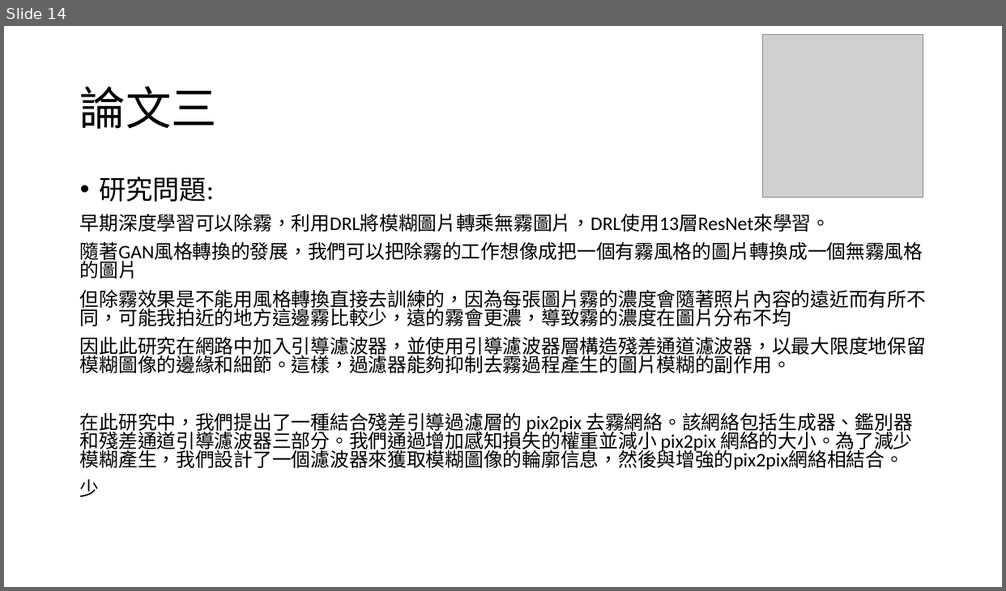
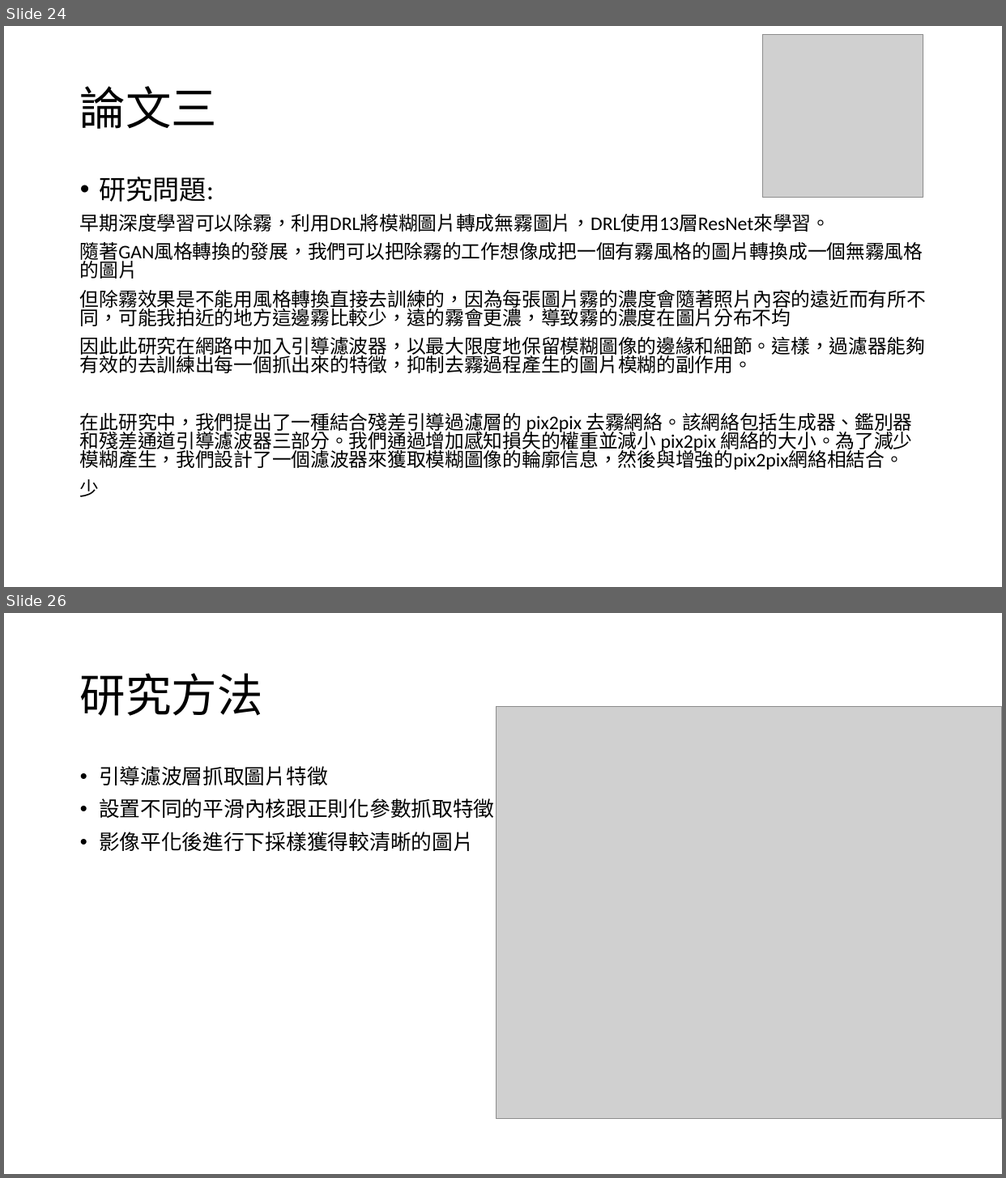
Before and after one commit to 10994015/paper, a slide deck: 論文/論文寫作.pptx. Shown one above the other, each under a label of ours: slide 14 before the commit, slides 24 and 26 after it; the slides between them are not shown. The pictures are 1006x591 and 1006x1178 pixels, drawn with LibreOffice and Linux fonts; fonts in the diff are those of the drawing; grey boxes stand for pictures. Boxes give left, top, right and bottom in pixels: in the first picture for what was removed or moved away, otherwise in the second. Text is boxed around its words. In the diff, an @@ line names an element or a change of style, - is before the commit and + after.

```diff
--- a/論文/論文寫作.pptx
+++ b/論文/論文寫作.pptx
@@ slide 26 added at [4, 613, 1002, 1174], background #FFFFFF @@
@@ title added at [80, 673, 263, 716], 44 pt, text #000000 @@
+研究方法
@@ picture added at [496, 707, 1002, 1118] @@
@@ text added at [99, 766, 495, 851], 20 pt, text #000000 @@
+• 引導濾波層抓取圖片特徵
+• 設置不同的平滑內核跟正則化參數抓取特徵
+• 影像平化後進行下採樣獲得較清晰的圖片
@@ what was slide 14 is now slide 24 @@
@@ slide 24 changed as well @@
@@ text at [80, 214, 830, 232]: text changed @@
-早期深度學習可以除霧，利用DRL將模糊圖片轉乘無霧圖片，DRL使用13層ResNet來學習。
+早期深度學習可以除霧，利用DRL將模糊圖片轉成無霧圖片，DRL使用13層ResNet來學習。
@@ text at [80, 337, 926, 373]: text changed @@
-因此此研究在網路中加入引導濾波器，並使用引導濾波器層構造殘差通道濾波器，以最大限度地保留模糊圖像的邊緣和細節。這樣，過濾器能夠抑制去霧過程產生的圖片模糊的副作用。
+因此此研究在網路中加入引導濾波器，以最大限度地保留模糊圖像的邊緣和細節。這樣，過濾器能夠有效的去訓練出每一個抓出來的特徵，抑制去霧過程產生的圖片模糊的副作用。
```
Also in this commit, not shown: 2 other slides changed, 34 other slides added, 1 other file.
